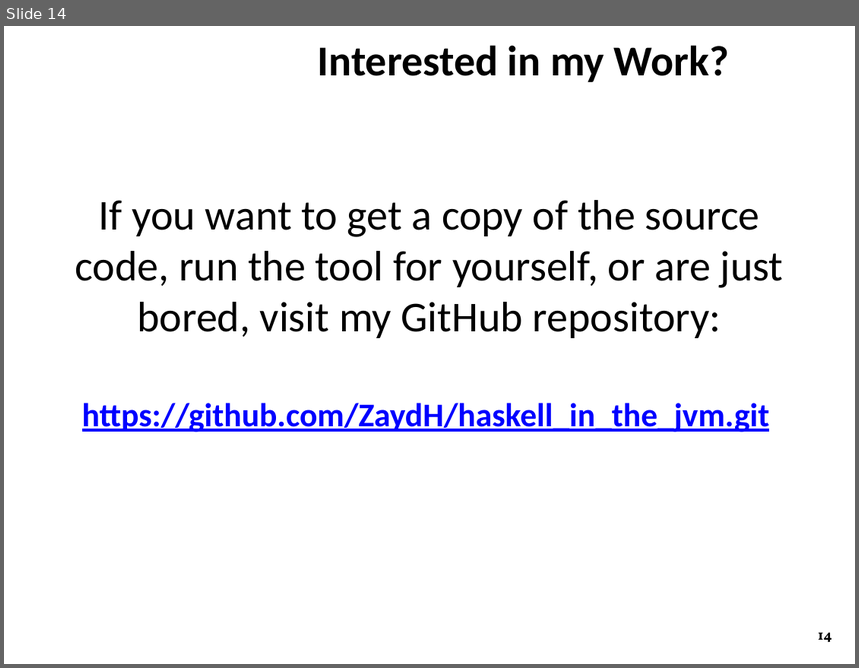
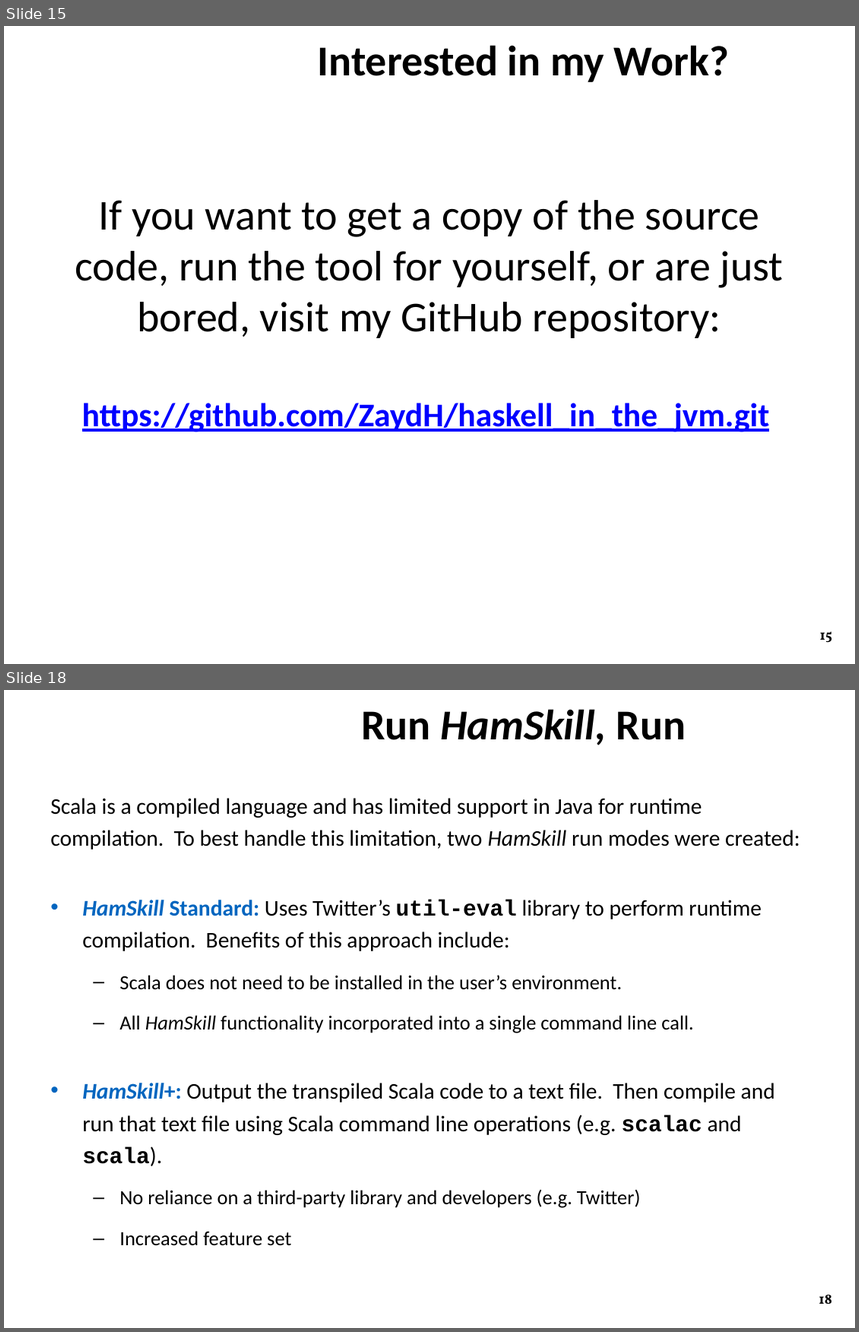
Before and after one commit to ZaydH/CS252, a slide deck: Project/Project_Presentation/Zayd_Hammoudeh_-_HamSkill_Run_Haskell_Anywhere.pptx. Shown one above the other, each under a label of ours: slide 14 before the commit, slides 15 and 18 after it; the slides between them are not shown. The pictures are 859x668 and 859x1332 pixels, drawn with LibreOffice and Linux fonts; fonts in the diff are those of the drawing; background and template pictures are left out. Boxes give left, top, right and bottom in pixels: in the first picture for what was removed or moved away, otherwise in the second. Text is boxed around its words. In the diff, an @@ line names an element or a change of style, - is before the commit and + after.

```diff
--- a/Project/Project_Presentation/Zayd_Hammoudeh_-_HamSkill_Run_Haskell_Anywhere.pptx
+++ b/Project/Project_Presentation/Zayd_Hammoudeh_-_HamSkill_Run_Haskell_Anywhere.pptx
@@ slide 18 added at [4,690,855,1328], background #FFFFFF @@
@@ title added at [361,709,686,745], 36 pt, text #000000, bold, italic @@
+Run HamSkill, Run
@@ text added at [50,798,800,1246], 19 pt, text #000000 @@
+Scala is a compiled language and has limited support in Java for runtime compilation. To best handle this limitation, two HamSkill run modes were created:
+• HamSkill Standard: Uses Twitter’s util-eval library to perform runtime compilation. Benefits of this approach include:
+  – Scala does not need to be installed in the user’s environment.
+  – All HamSkill functionality incorporated into a single command line call.
+• HamSkill+: Output the transpiled Scala code to a text file. Then compile and run that text file using Scala command line operations (e.g. scalac and scala).
+  – No reliance on a third-party library and developers (e.g. Twitter)
+  – Increased feature set
@@ page number added at [819,1295,832,1304], 12 pt, text #000000, bold @@
+18
@@ what was slide 14 is now slide 15 @@
@@ page number at [820,632,832,642]: text changed @@
-14
+15
```
Also in this commit, not shown: 6 slides changed, 2 other slides added.
